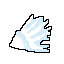
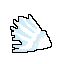
Comparing the layer stacks of the two 64×64 images. Changes:
painted on "Layer 3" over [9, 14, 52, 53]
painted on "Layer 2" over [10, 15, 51, 52]
